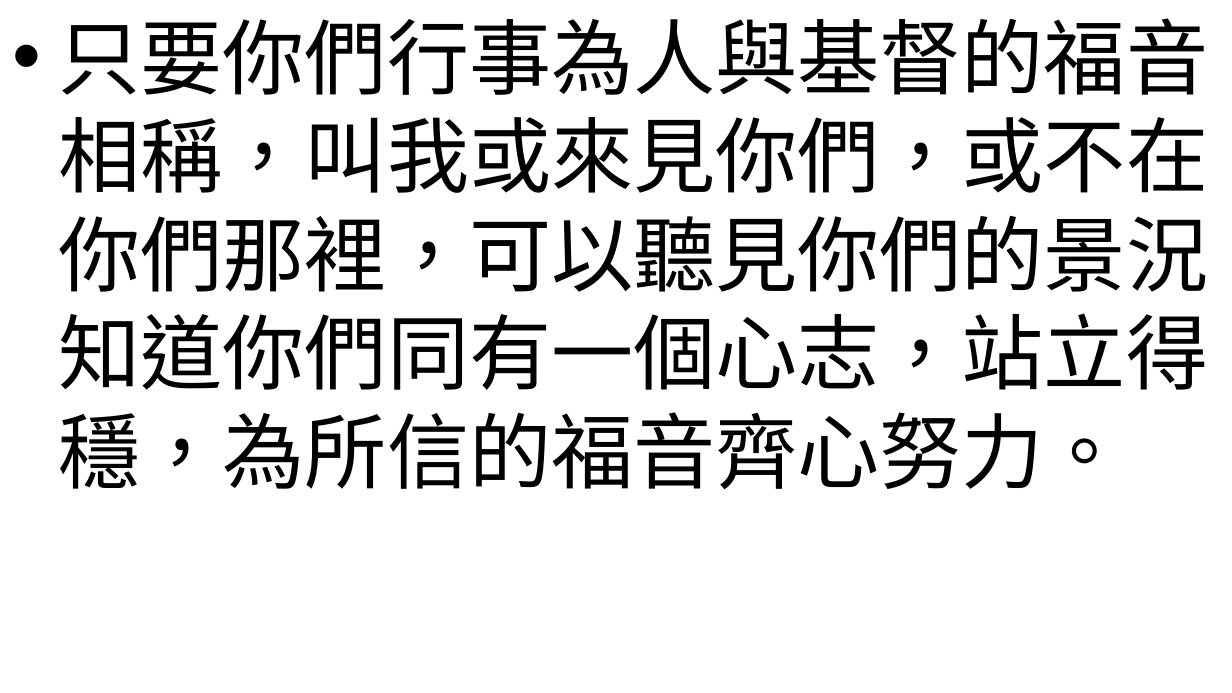
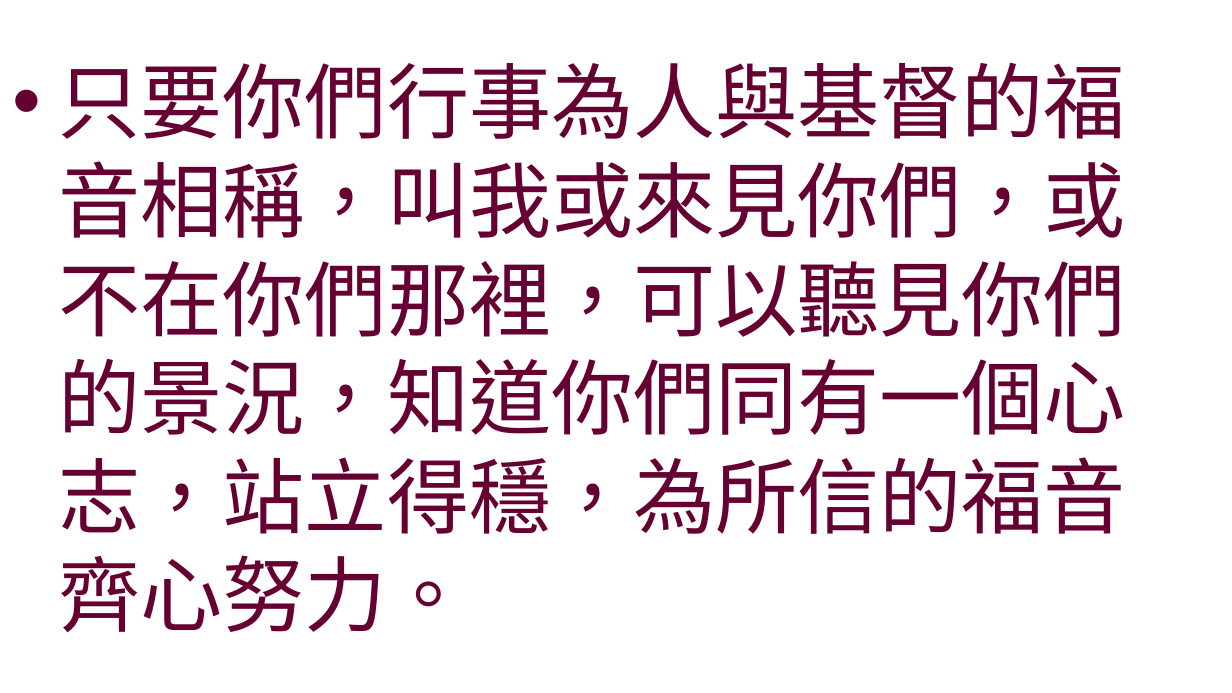
Before and after one commit to batisuoc/worship-resources, a slide deck: slide 2 of 67堅守不屈.pptx. Drawn at 1232x693 pixels with LibreOffice and Linux fonts; fonts in the diff are those of the drawing; background and template pictures are left out. Boxes give left, top, right and bottom in pixels: in the first picture for what was removed or moved away, otherwise in the second. Text is boxed around its words. In the diff, an @@ line names an element or a change of style, - is before the commit and + after.

```diff
--- a/67堅守不屈.pptx
+++ b/67堅守不屈.pptx
@@ text "只要你們行事為人與基督的福音相稱，叫我或來見你們，或不在你們那裡，可以聽見你們的景況，知道你們同有一個心志，站立得穩，為 ..." at box(59, 62, 1127, 633): text colour #000000 to #660033; vertical alignment top to middle @@
```
Also in this commit, not shown: 6 other slides changed.
